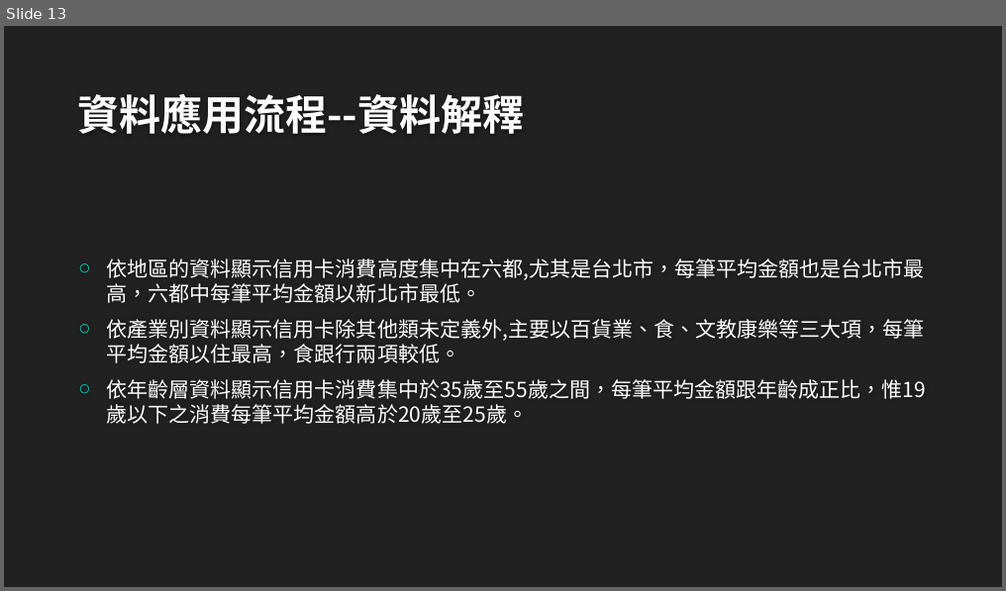
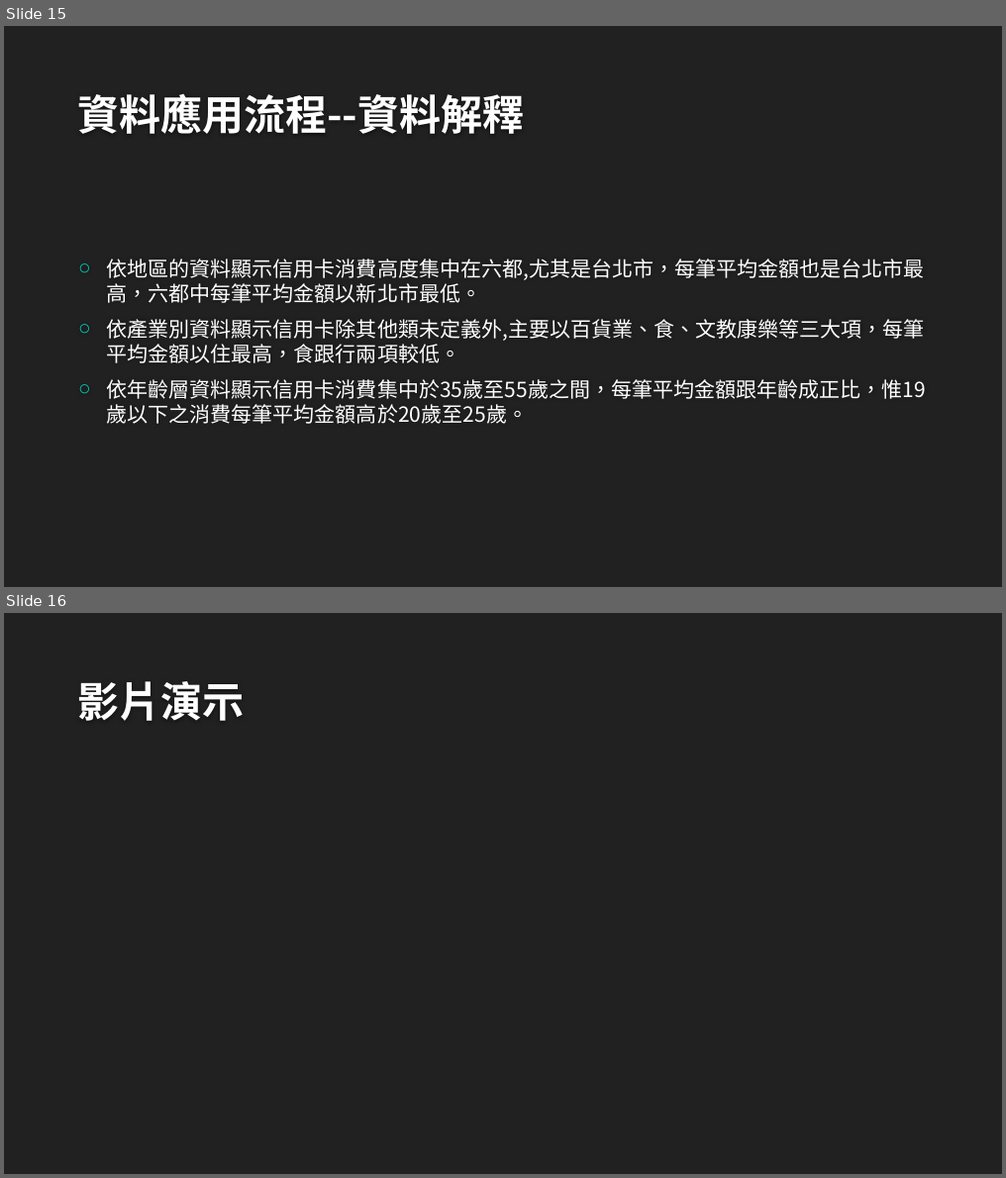
Before and after one commit to xuanlll17/creditcard, a slide deck: 信用卡消費樣態.pptx. Shown one above the other, each under a label of ours: slide 13 before the commit, slides 15 and 16 after it. The pictures are 1006x591 and 1006x1178 pixels, drawn with LibreOffice and Linux fonts; fonts in the diff are those of the drawing; background and template pictures are left out. Boxes give left, top, right and bottom in pixels: in the first picture for what was removed or moved away, otherwise in the second. Text is boxed around its words. In the diff, an @@ line names an element or a change of style, - is before the commit and + after.

```diff
--- a/信用卡消費樣態.pptx
+++ b/信用卡消費樣態.pptx
@@ slide 16 added at [4,613,1002,1174], background #212121 @@
@@ title added at [78,681,245,721], 40 pt, text #FEFEFE, bold @@
+影片演示
@@ what was slide 13 is now slide 15 @@
```
Also in this commit, not shown: 1 slide changed, 2 other slides added, 1 slide removed, 2 other files.
